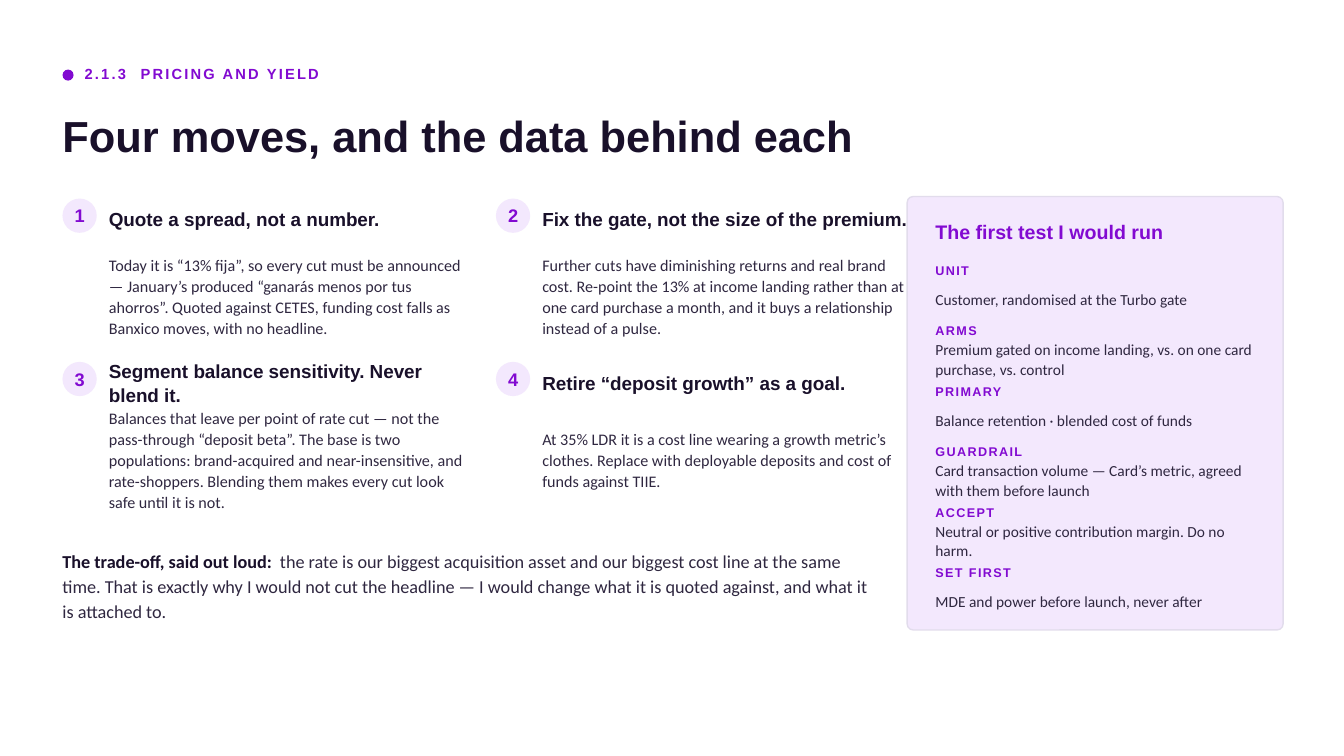
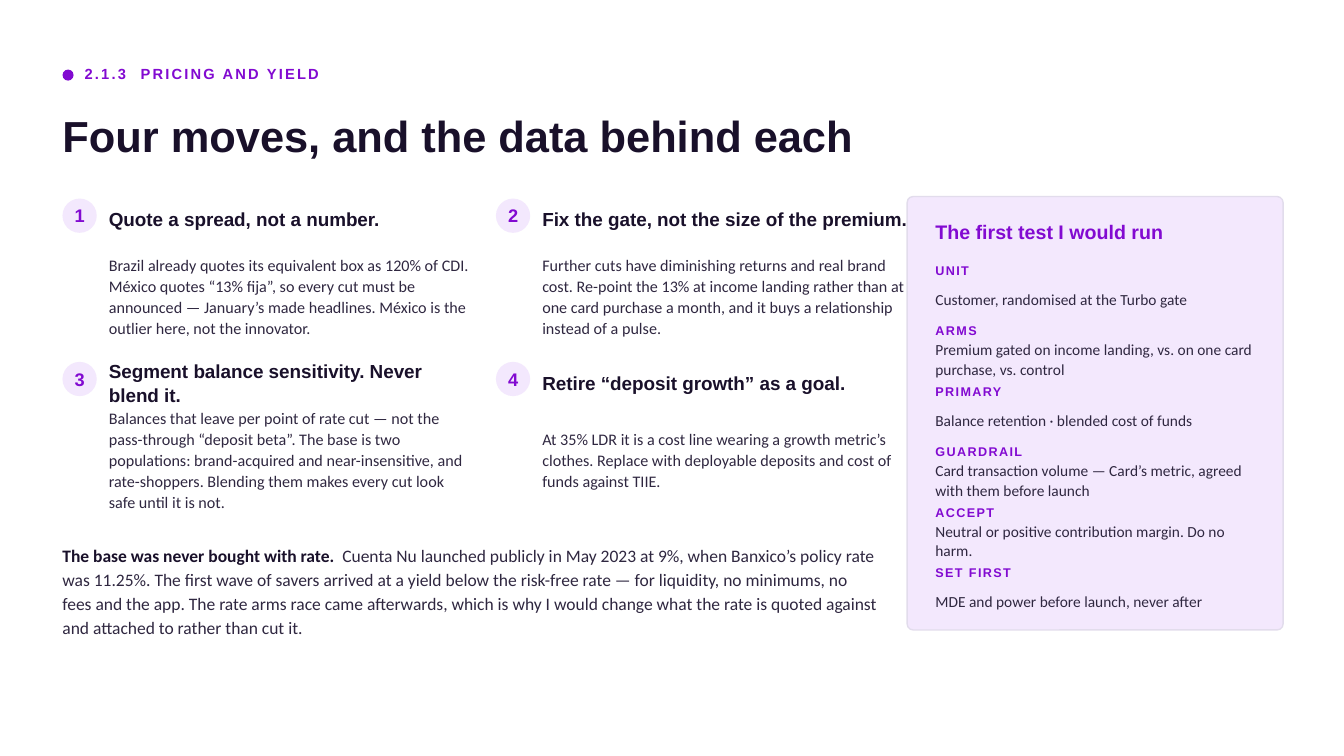
Before and after one commit to cemorr10-debug/nubank-case-prep, a slide deck: slide 7 of deck/Core_Mexico_Business_Case.pptx. Drawn at 1344x756 pixels with LibreOffice and Linux fonts; fonts in the diff are those of the drawing. Boxes give left, top, right and bottom in pixels: in the first picture for what was removed or moved away, otherwise in the second. Text is boxed around its words. In the diff, an @@ line names an element or a change of style, - is before the commit and + after.

```diff
--- a/deck/Core_Mexico_Business_Case.pptx
+++ b/deck/Core_Mexico_Business_Case.pptx
@@ text at bbox=[109, 259, 469, 336]: text changed @@
-Today it is “13% fija”, so every cut must be announced — January’s produced “ganarás menos por tus ahorros”. Quoted against CETES, funding cost falls as Banxico moves, with no headline.
+Brazil already quotes its equivalent box as 120% of CDI. México quotes “13% fija”, so every cut must be announced — January’s made headlines. México is the outlier here, not the innovator.
@@ text at bbox=[62, 549, 876, 634]: text changed; size 13 to 12.5 pt @@
-The trade-off, said out loud: the rate is our biggest acquisition asset and our biggest cost line at the same time. That is exactly why I would not cut the headline — I would change what it is quoted against, and what it is attached to.
+The base was never bought with rate. Cuenta Nu launched publicly in May 2023 at 9%, when Banxico’s policy rate was 11.25%. The first wave of savers arrived at a yield below the risk-free rate — for liquidity, no minimums, no fees and the app. The rate arms race came afterwards, which is why I would change what the rate is quoted against and attached to rather than cut it.
```
Also in this commit, not shown: 2 other slides changed, 3 other files.
